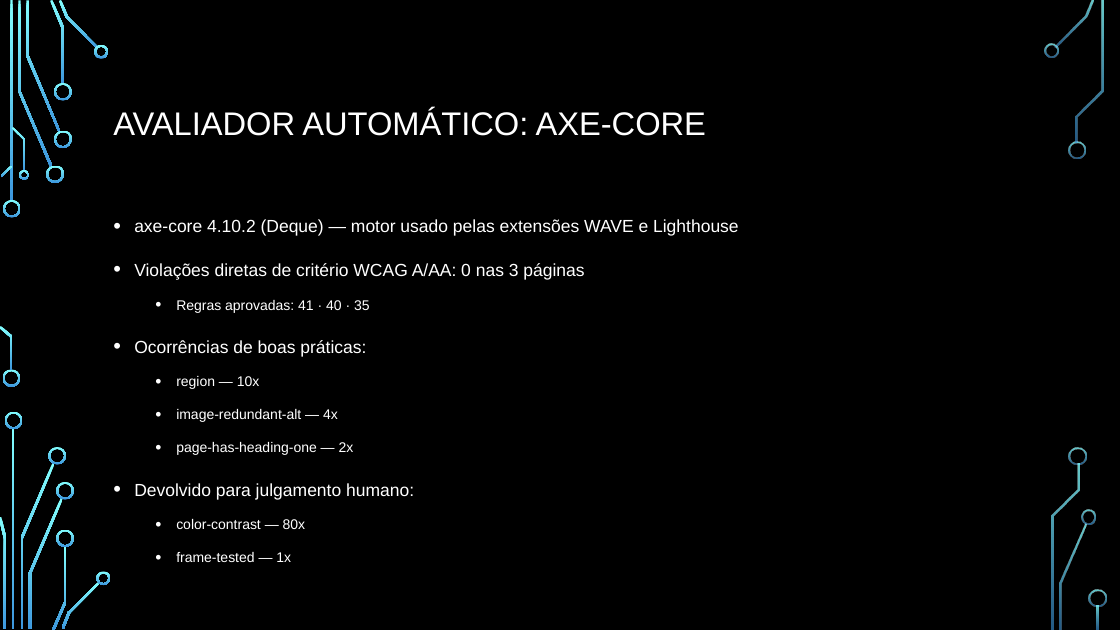
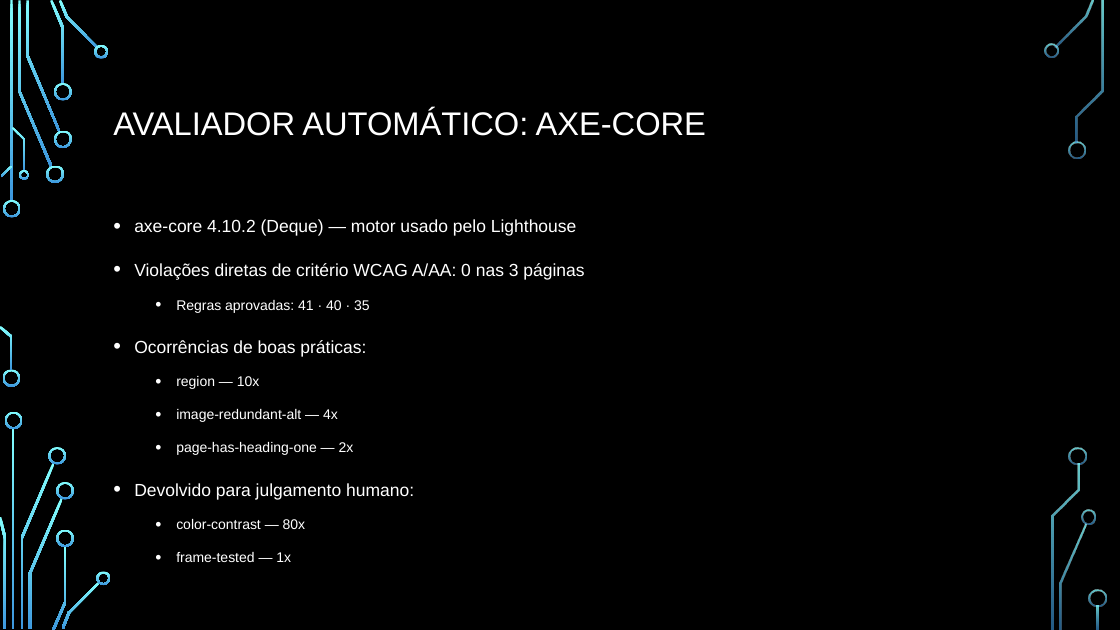
Before and after one commit to guilhermedopp/atividades, a slide deck: slide 9 of apresentacao/APRESENTACAO_AVALIACAO_ACESSIBILIDADE.pptx. Drawn at 1120x630 pixels with LibreOffice and Linux fonts; fonts in the diff are those of the drawing; background and template pictures are left out. Boxes give left, top, right and bottom in pixels: in the first picture for what was removed or moved away, otherwise in the second. Text is boxed around its words. In the diff, an @@ line names an element or a change of style, - is before the commit and + after.

```diff
--- a/apresentacao/APRESENTACAO_AVALIACAO_ACESSIBILIDADE.pptx
+++ b/apresentacao/APRESENTACAO_AVALIACAO_ACESSIBILIDADE.pptx
@@ text at [134,219,577,236]: text changed @@
-• axe-core 4.10.2 (Deque) — motor usado pelas extensões WAVE e Lighthouse
+• axe-core 4.10.2 (Deque) — motor usado pelo Lighthouse
```
Also in this commit, not shown: 6 other slides changed, 20 other files.
